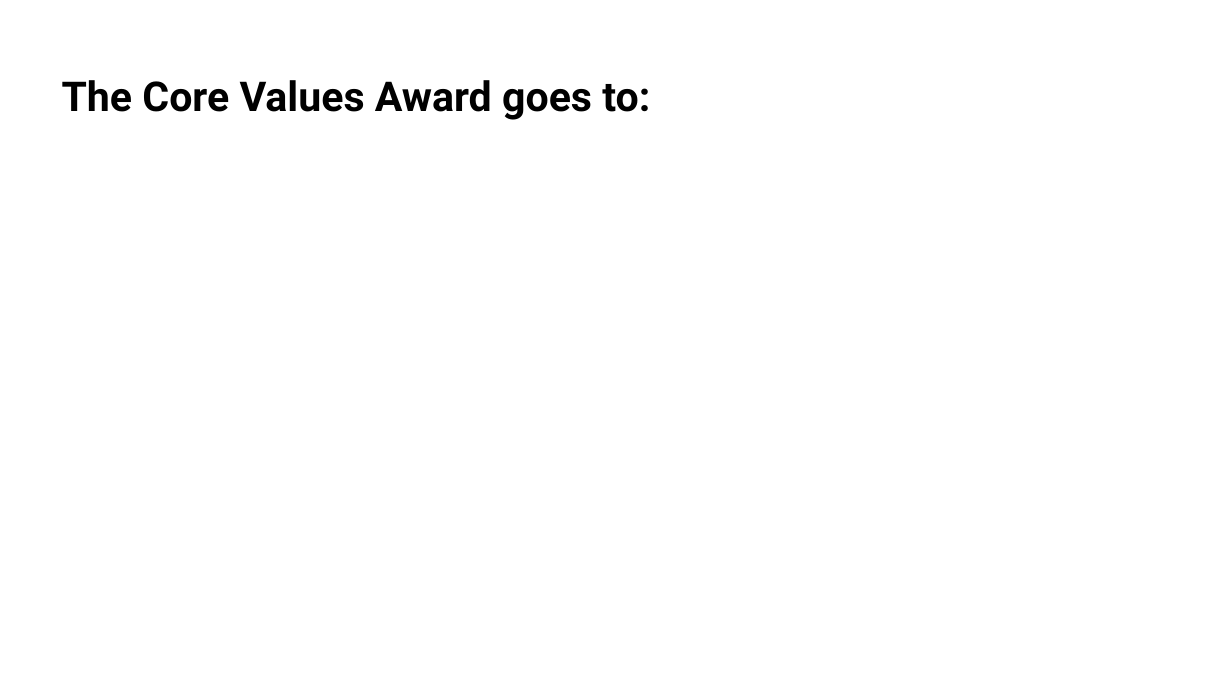
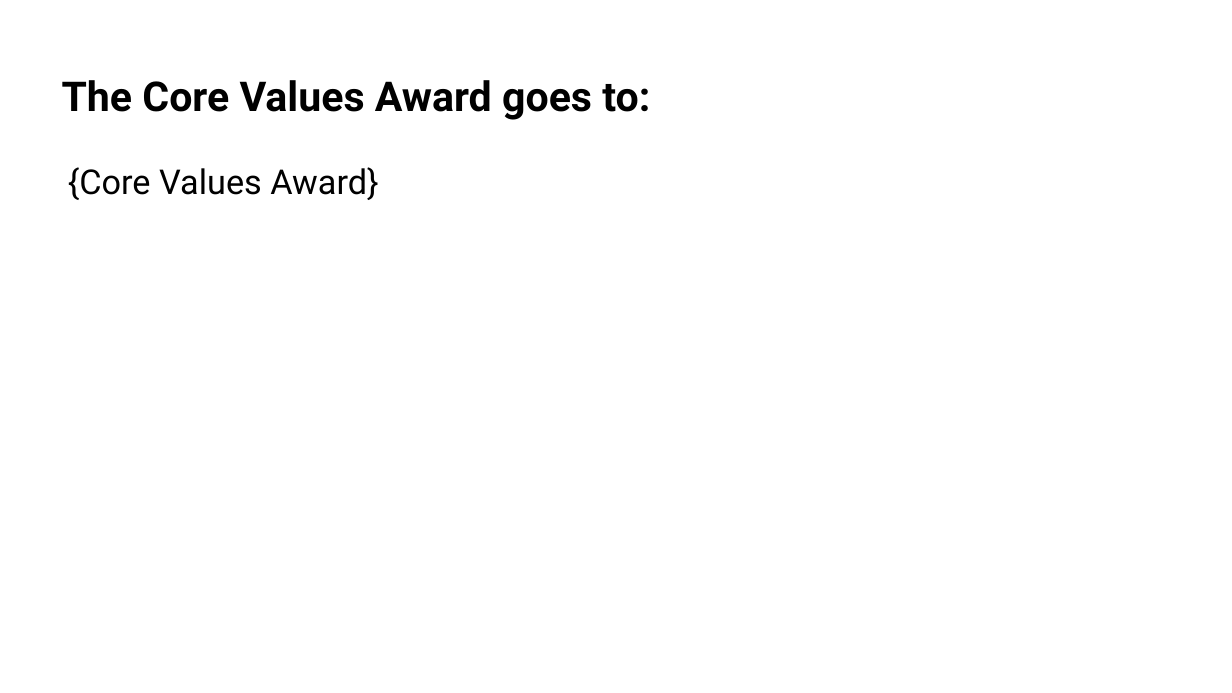
Before and after one commit to bpmerkel/FLLSlides, a slide deck: slide 15 of Api/Templates/Awards Ceremony.pptx. Drawn at 1232x693 pixels with LibreOffice and Linux fonts; fonts in the diff are those of the drawing; background and template pictures are left out. Boxes give left, top, right and bottom in pixels: in the first picture for what was removed or moved away, otherwise in the second. Text is boxed around its words. In the diff, an @@ line names an element or a change of style, - is before the commit and + after.

```diff
--- a/Api/Templates/Awards Ceremony.pptx
+++ b/Api/Templates/Awards Ceremony.pptx
@@ text added at (68,167,378,200), 20 pt, text #000000 @@
+{Core Values Award}
```
Also in this commit, not shown: 12 other slides changed, 4 other files.
